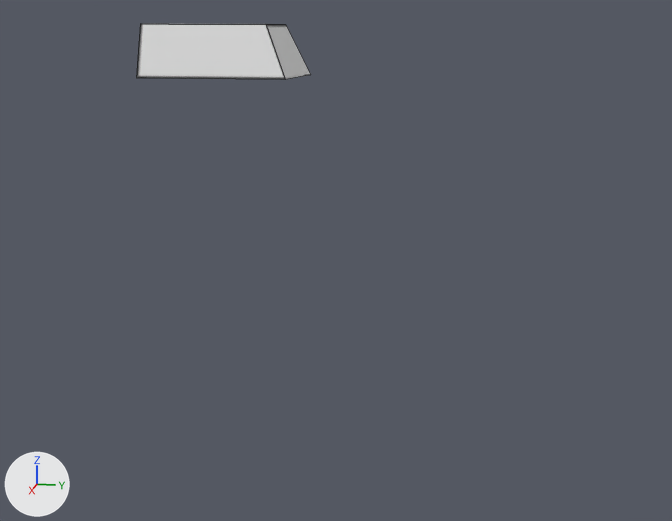
The Blender file _temporary/euf_marauder/euf_marauder.blend: old version first, new version second.
Before and after are seen from a 50 mm lens placed at (3.73, 0.72, 1.64), pointed at (0.05, -0.02, 0.72). Every picture has the same lights, and +X, +Y and +Z are marked at lower left. Mesh edges are drawn as thin lines.

In view in the first picture: 'mispack'.
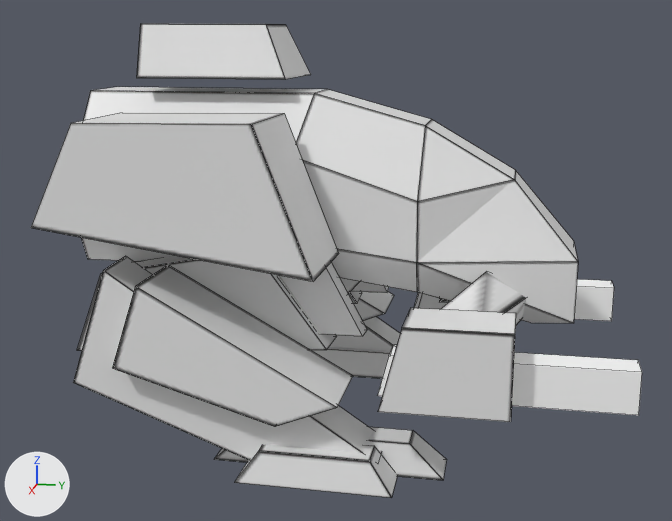
Commit message: marauder wip

Changed parts and their boxes (x1, y1, x2, y2) in the pictures (672 x 521 px):
'body', shown
    after: (31, 87, 578, 422)
'llowleg', shown
    after: (73, 256, 382, 461)
'lleg', shown
    after: (77, 256, 367, 350)
'lfoot', shown
    after: (214, 427, 446, 498)
'lbarrel', shown
    after: (378, 345, 642, 415)
'rlowleg', shown
    after: (329, 292, 400, 351)
'rbarrel', shown
    after: (414, 279, 614, 321)
'rfoot', shown
    after: (311, 347, 391, 379)
'rleg', shown
    after: (349, 282, 389, 303)
'pivot', shown
    after: (340, 278, 359, 294)

Edits to the bpy script that builds the scene:
```text
Change ob_lfoot:
    remove ob_lfoot.hide_set(True)  # its collection is switched off
Change ob_rfoot:
    remove ob_rfoot.hide_set(True)  # its collection is switched off
Change ob_lleg:
    remove ob_lleg.hide_set(True)  # its collection is switched off
Change ob_rleg:
    remove ob_rleg.hide_set(True)  # its collection is switched off
Change ob_pivot:
    remove ob_pivot.hide_set(True)  # its collection is switched off
Change ob_body:
    remove ob_body.hide_set(True)  # its collection is switched off
Change ob_llowleg:
    remove ob_llowleg.hide_set(True)  # its collection is switched off
Change ob_rlowleg:
    remove ob_rlowleg.hide_set(True)  # its collection is switched off
Change ob_lbarrel:
    remove ob_lbarrel.hide_set(True)  # its collection is switched off
Change ob_rbarrel:
    remove ob_rbarrel.hide_set(True)  # its collection is switched off
```
